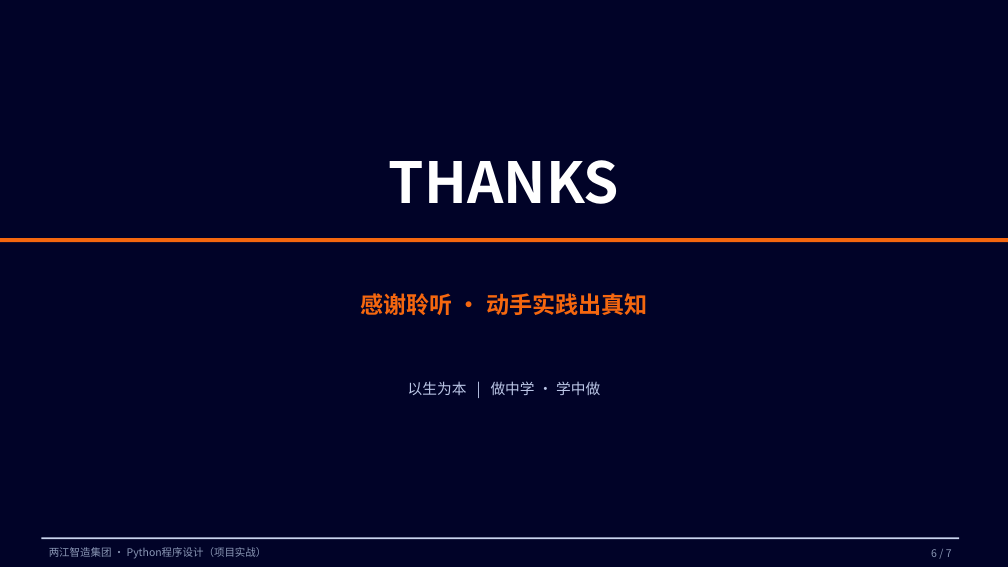
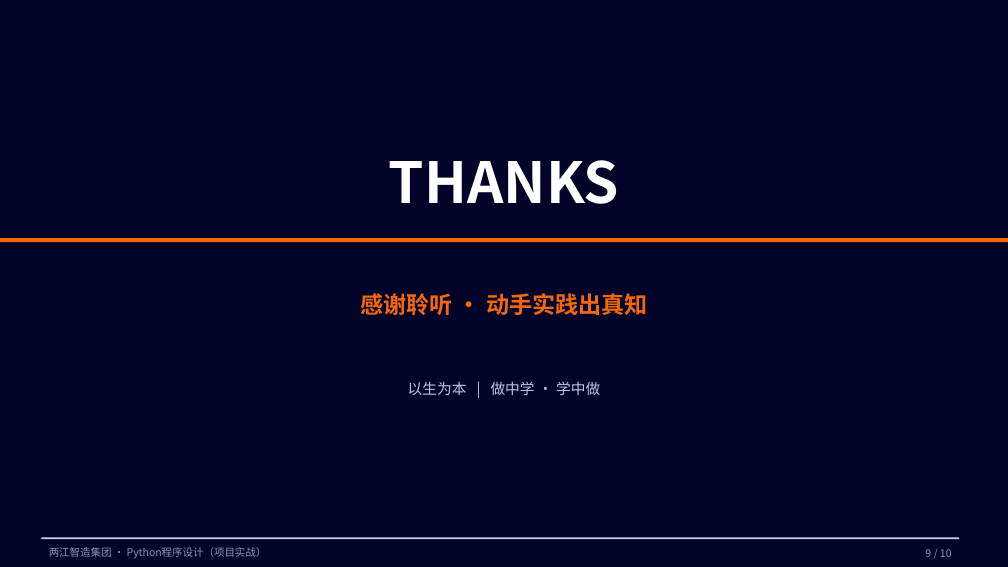
Before and after one commit to tianqiongenze/ai-course-teaching-resources, a slide deck: slide 9 of 03-Python程序设计-项目实战/V2授课PPT/W07-第14次课-不写SQL也能操作数据库.pptx (slide 6 before the commit). Drawn at 1008x567 pixels with LibreOffice and Linux fonts; fonts in the diff are those of the drawing. Boxes give left, top, right and bottom in pixels: in the first picture for what was removed or moved away, otherwise in the second. Text is boxed around its words. In the diff, an @@ line names an element or a change of style, - is before the commit and + after.

```diff
--- a/03-Python程序设计-项目实战/V2授课PPT/W07-第14次课-不写SQL也能操作数据库.pptx
+++ b/03-Python程序设计-项目实战/V2授课PPT/W07-第14次课-不写SQL也能操作数据库.pptx
@@ text at (x1=925, y1=549, x2=952, y2=557): text changed @@
-6 / 7
+9 / 10
```
Also in this commit, not shown: 3 other slides changed, 3 slides added, 12 other files.
